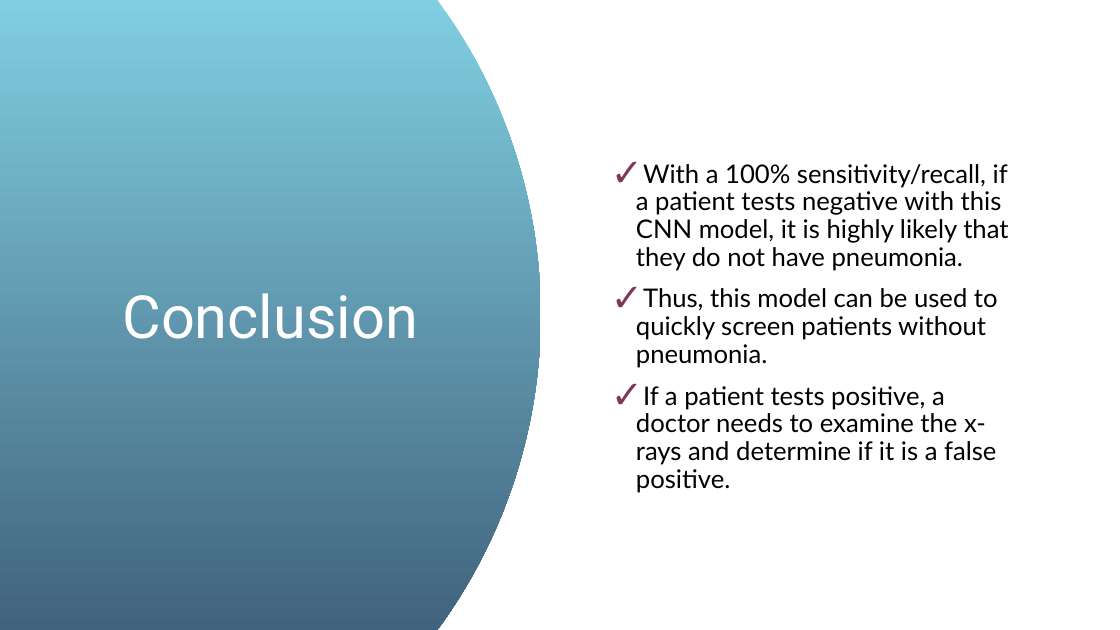
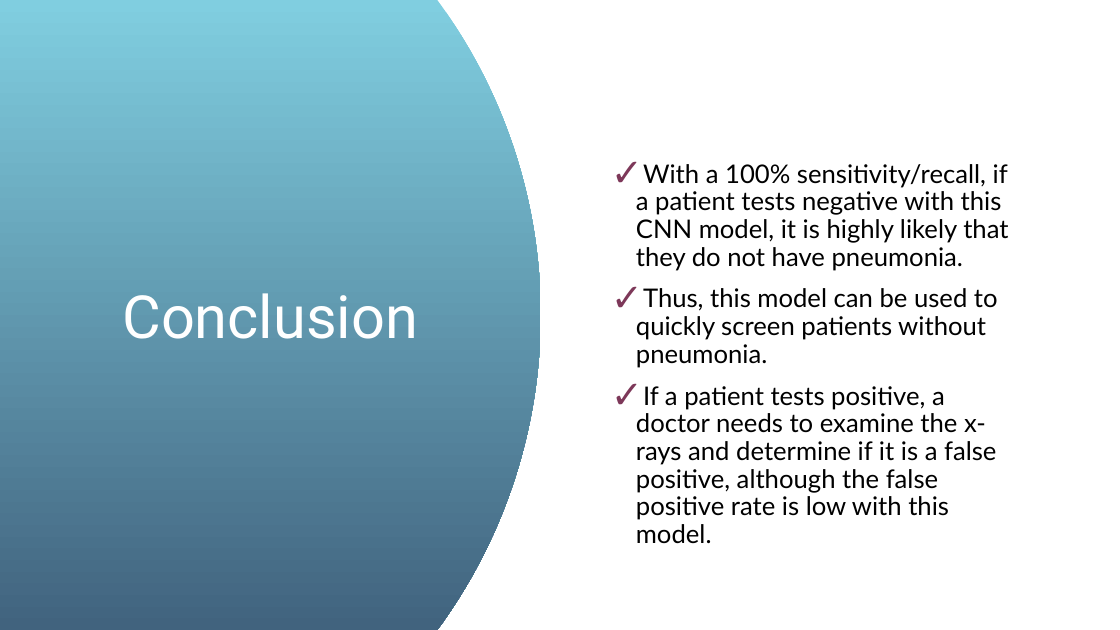
Before and after one commit to luaymatalka/pneumonia-xrays---image-classification, a slide deck: slide 10 of presentation.pptx. Drawn at 1120x630 pixels with LibreOffice and Linux fonts; fonts in the diff are those of the drawing. Boxes give left, top, right and bottom in pixels: in the first picture for what was removed or moved away, otherwise in the second. Text is boxed around its words. In the diff, an @@ line names an element or a change of style, - is before the commit and + after.

```diff
--- a/presentation.pptx
+++ b/presentation.pptx
@@ text at (x1=636, y1=386, x2=996, y2=520): text changed @@
-✓ If a patient tests positive, a doctor needs to examine the x-rays and determine if it is a false positive.
+✓ If a patient tests positive, a doctor needs to examine the x-rays and determine if it is a false positive, although the false positive rate is low with this model.
```
Also in this commit, not shown: 2 other slides changed, 2 slides added, 1 slide removed.
